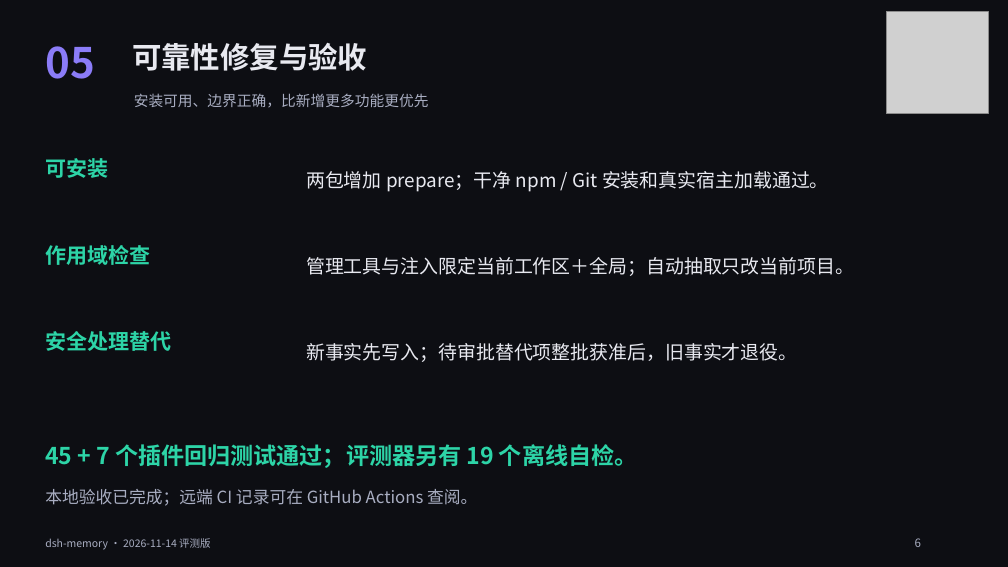
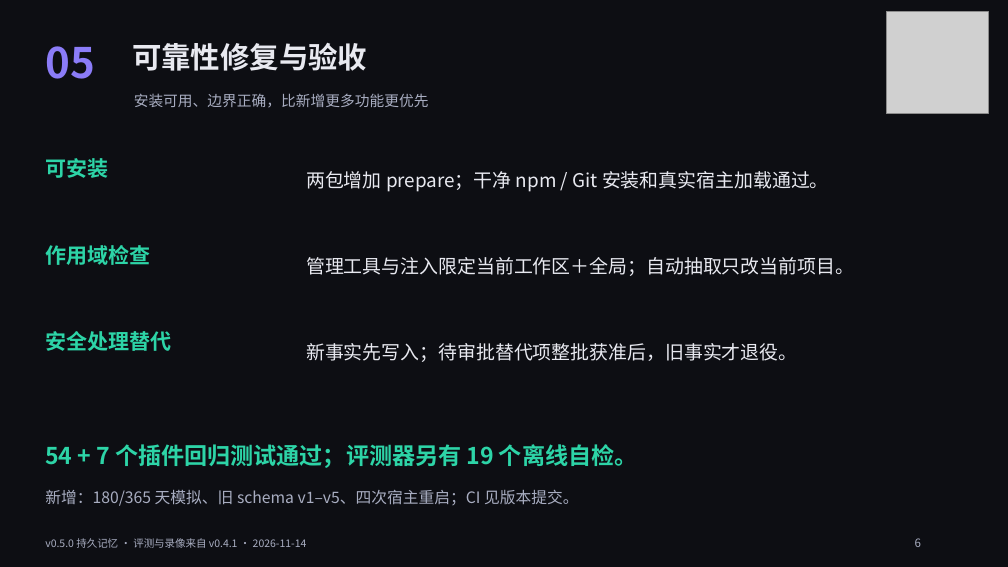
Before and after one commit to ChenYueqi2024/dsh-memory, a slide deck: slide 6 of downloads/dsh-memory-defense.pptx. Drawn at 1008x567 pixels with LibreOffice and Linux fonts; fonts in the diff are those of the drawing; grey boxes stand for pictures. Boxes give left, top, right and bottom in pixels: in the first picture for what was removed or moved away, otherwise in the second. Text is boxed around its words. In the diff, an @@ line names an element or a change of style, - is before the commit and + after.

Commit message:
docs: publish v0.5.0 persistent memory materials with versioned evidence

```diff
--- a/downloads/dsh-memory-defense.pptx
+++ b/downloads/dsh-memory-defense.pptx
@@ text at (x1=45, y1=444, x2=637, y2=468): text changed @@
-45 + 7 个插件回归测试通过；评测器另有 19 个离线自检。
+54 + 7 个插件回归测试通过；评测器另有 19 个离线自检。
@@ text at (x1=45, y1=490, x2=578, y2=506): text changed; size 16 to 15 pt @@
-本地验收已完成；远端 CI 记录可在 GitHub Actions 查阅。
+新增：180/365 天模拟、旧 schema v1–v5、四次宿主重启；CI 见版本提交。
@@ text at (x1=45, y1=538, x2=307, y2=548): text changed @@
-dsh-memory · 2026-11-14 评测版
+v0.5.0 持久记忆 · 评测与录像来自 v0.4.1 · 2026-11-14
```
Also in this commit, not shown: 11 other slides changed, 5 other files.
